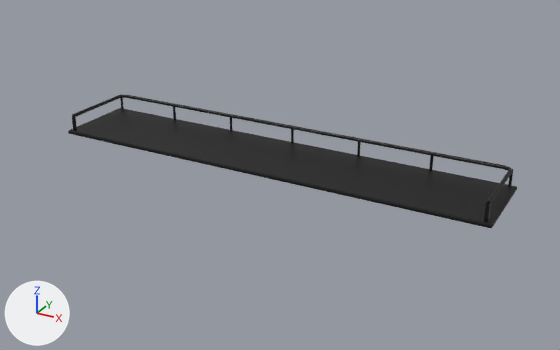
A saved change to the glTF model public/models/candy-rack-tray.glb.
The view is the same before and after, from a 50 mm camera at (2.16, -3.85, 1.81) aimed at (0.06, -0.03, -0.1). The axes (+X, +Y, +Z) are drawn at lower left. The lights are the same throughout. The first picture is the older version. Vertices at exactly the same position are counted once.

Names of what the first picture shows: 'CandyRack_tray_RackSteel'.
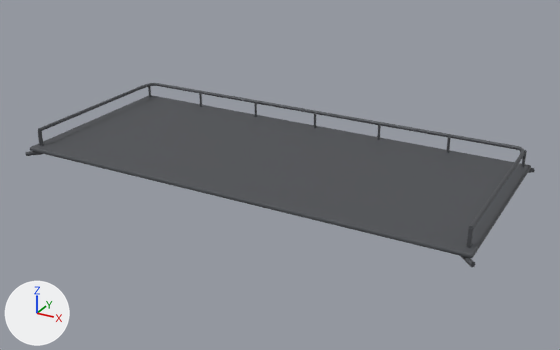
Edits to the bpy script that builds the scene:
```text
Change mat_racksteel:
    mat_racksteel.base_color: (0.025, 0.025, 0.025) -> (0.09, 0.095, 0.105)  # black #2c2c2c -> dark grey #55575b
    mat_racksteel.metallic: 0.75 -> 0.25
Change me_cube_001:
    used by ob_candyrack_tray_racksteel; location = (0.0, 0.0, -0.013)
    remove me_cube_001.from_pydata(...)  # 264 vertices, 492 faces; spans x -1.42..1.42, y -0.27..0.27, z -0.01..0.12
    add me_cube_001.from_pydata(...)  # 328 vertices, 612 faces; spans x -1.44..1.44, y -0.65..0.65, z -0.04..0.12
    me_cube_001 part 1: the loose piece of 56 vertices spanning x -1.42..1.42, y -0.27..0.27, z -0.01..0.01 is scaled about its middle by (1, 2.31, 1)
    me_cube_001 part 2: the loose piece of 12 vertices spanning x -1.39..-1.37, y 0.24..0.26, z 0.0..0.11 is moved by (0.0, 0.32, 0.0)
    me_cube_001 part 3: the loose piece of 12 vertices spanning x -0.93..-0.91, y 0.24..0.26, z 0.0..0.11 is moved by (0.0, 0.32, 0.0)
    me_cube_001 part 4: the loose piece of 12 vertices spanning x -0.47..-0.45, y 0.24..0.26, z 0.0..0.11 is moved by (0.0, 0.32, 0.0)
    me_cube_001 part 5: the loose piece of 12 vertices spanning x -0.01..0.01, y 0.24..0.26, z 0.0..0.11 is moved by (0.0, 0.32, 0.0)
    me_cube_001 part 6: the loose piece of 12 vertices spanning x 0.45..0.47, y 0.24..0.26, z 0.0..0.11 is moved by (0.0, 0.32, 0.0)
    me_cube_001 part 7: the loose piece of 12 vertices spanning x 0.91..0.93, y 0.24..0.26, z 0.0..0.11 is moved by (0.0, 0.32, 0.0)
    me_cube_001 part 8: the loose piece of 12 vertices spanning x 1.37..1.39, y 0.24..0.26, z 0.0..0.11 is moved by (0.0, 0.32, 0.0)
    me_cube_001 part 9: the loose piece of 124 vertices spanning x -1.39..1.39, y -0.25..0.27, z 0.0..0.12 is rebuilt with 124 vertices and now spans x -1.39..1.39, y -0.56..0.61, z 0.0..0.12
    me_cube_001 part 10: a new loose piece of 32 vertices spanning x -1.44..-1.35, y -0.65..0.65, z -0.04..-0.01, in mat_racksteel (dark grey #55575b)
    me_cube_001 part 11: a new loose piece of 32 vertices spanning x 1.35..1.44, y -0.65..0.65, z -0.04..-0.01, in mat_racksteel (dark grey #55575b)
```

Pixel boxes (x1, y1, x2, y2) of what changed, in the pictures (560 x 350 px; the box of a moved part takes in the faces that stretch with it):
'CandyRack_tray_RackSteel', recoloured, surface changed, reshaped (black to dark grey, 14% wider, 38% taller): before (68, 95, 517, 228); after (25, 83, 535, 267)
part 1 of me_cube_001, moved or reshaped: before (68, 108, 517, 228); after (30, 95, 531, 258)
part 2 of me_cube_001, moved or reshaped: before (120, 98, 124, 109); after (148, 86, 151, 97)
part 3 of me_cube_001, moved or reshaped: before (173, 106, 176, 120); after (199, 93, 202, 107)
part 4 of me_cube_001, moved or reshaped: before (230, 117, 232, 131); after (254, 103, 257, 117)
part 5 of me_cube_001, moved or reshaped: before (291, 128, 294, 143); after (314, 113, 316, 128)
part 6 of me_cube_001, moved or reshaped: before (357, 141, 361, 156); after (377, 124, 381, 140)
part 7 of me_cube_001, moved or reshaped: before (429, 154, 434, 171); after (446, 137, 451, 153)
part 8 of me_cube_001, moved or reshaped: before (508, 169, 513, 186); after (522, 150, 527, 167)
part 9 of me_cube_001, rebuilt (11% wider, 30% taller): before (72, 95, 512, 222); after (38, 83, 525, 248)
part 10 of me_cube_001, added: after (25, 151, 42, 156)
part 11 of me_cube_001, added: after (461, 168, 535, 267)
